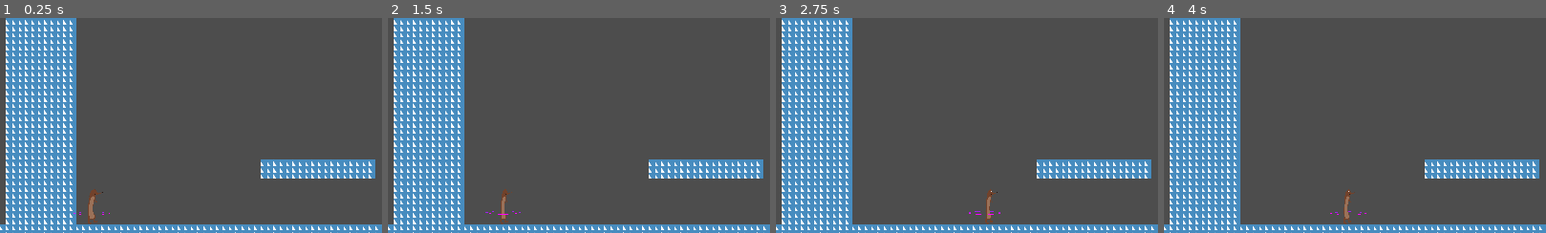
Above: before the commit, frames 1-4 (left to right).
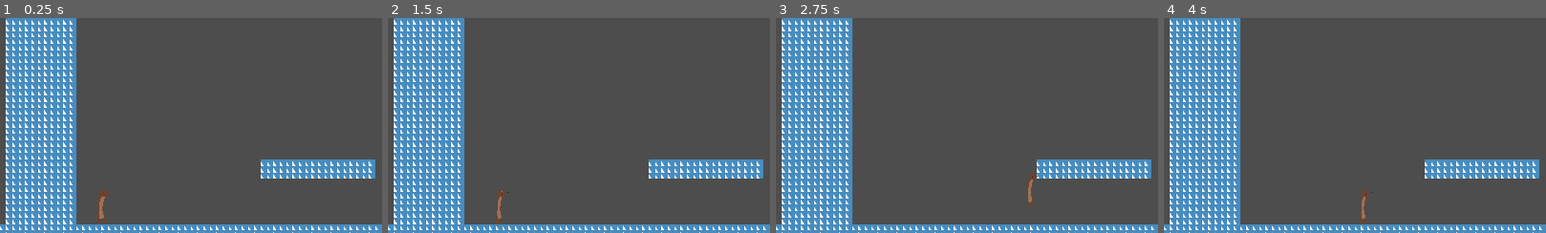
Above: after the commit, the same moments.

Repository: dgnt/gmtk2025
Game: Godot game, scene res://scenes/Level0.tscn
Same seed, same stepped clock (60 frames per second), same inputs: the game is played once before the commit and once after it. This scene is started directly instead of the project's main scene. The engine's default icon, where the game draws it, is replaced by a stand-in: a white triangle on a blue panel in a dark square.
Inputs:
- Up to frame 1 (0.25 s): no input
- Up to frame 2 (1.5 s): click "⛶" at 0.5 s; tap Enter (ui_accept) at 1.25 s; hold Right (move_right) from 1.28 s (still down); tap Z (B0) at 1.35 s
- Up to frame 3 (2.75 s): keep holding Right (move_right); tap Enter (ui_accept) at 1.52, 1.82, 2, 2.27, 2.57 s; tap Space (B1) at 1.55, 2.1 s; tap C (B2) at 2.3 s
- Up to frame 4 (4 s): release Right (move_right) at 2.78 s; hold Left (move_left) 2.78-3.53 s; tap C (B2) at 2.85 s; tap X (B3) at 3.05, 3.6 s; hold Right (move_right) from 3.53 s (still down); tap Enter (ui_accept) at 3.77, 3.8 s
The pictures show only the part of the screen within x 0-50%, y 50-100%; the shares and areas given below are measured in that part.

The runs differ from the first frame. In frame 1, 0.5% of the frame differs, in the area x 19-30%, y 79-96%; in frame 2, 0.3%; in frame 3, 0.4%; in frame 4, 0.4%.
Error after the commit: Parse Error: Preload file "res://test/scenes/objects/HulaHoop.tscn" does not exist. (res://scripts/systems/hula_hoop_factory.gd:7)

Commit message:
adding photos

Diff:
--- a/test/scripts/characters/generated_dachshund.gd
+++ b/test/scripts/characters/generated_dachshund.gd
@@ -1,5 +1,13 @@
 extends CharacterBody2D
 signal level_failed
+
+# B0 Ground: Hypercharge
+# B0 Air: Ground-poundish
+# B1 Ground: Jump
+# B1 Air: Helicopter
+# B2: Drop/Use Hooportal
+# B3 Ground: Snap Attack
+# B3 Air: Rubber Snap
 
 @export var speed = 300.0
 @export var jump_velocity = -600.0
@@ -10,14 +18,34 @@
 
 const REV_TIME = 800
 const HOOP_SPEED = 300
-const STABILITY = 1250
+const STABILITY = 250
 var rev = 200
 var lookup = false
+var forward = true
 var hypercharge = 0
+var hyperdirection = Vector2(0, -1)
+var air_momentum = Vector2.ZERO
+const MAX_FALL = 500
 const CHARGE_TIME = 2000.0 # ms
 const FULL_CHARGE = 2.0
+const HELI_MAX = 1.5 # s
+var heli_charges = 0
+var heli_time = 0
+const HELI_SPEED = 150
+var air_snaps = 0
+@onready var snap_target = position
+var snap_direction = Vector2(0, -1)
+const SNAP_TIME = .4
+const SNAP_DISTANCE = 100
+var snapping_time = 0
 var locked_skills = []
-const SKILLS = ["jump", "move_left", "move_right", "move_up", "move_down"]
+const SKILLS = ["jump", "move_left", "move_right", "move_up", "move_down", "B0", "B1", "B2", "B3"]
+var jump_processed = true
+var charge_processed = true
+var heli_processed = true
+var helicoptering = false
+const HELI_TRANSPOSE = Vector2(0, -360)
+const HELI_REV_TIME = 0.15 # s
 const HEIGHT = 256 #px
 const WIDTH = 64 #px
 const WAIST = 40
@@ -40,74 +68,230 @@
 	for action in SKILLS:
 		if action not in locked_skills and Input.is_action_pressed(action):
 			pressed.append(action)
-
-
-	# Add the gravity.
-	if not is_on_floor():
-		velocity += get_gravity() * delta
-	else:
-		if "move_down" in pressed:
-			hypercharge += delta * 1000
-			if hypercharge > CHARGE_TIME:
-				hypercharge = CHARGE_TIME
-		else:
-			hypercharge = 0
-		var speed_mult = hula_hoop.get_speed_multiplier() if hula_hoop else 1.0
-		rev += delta * 1000 / REV_TIME * (1+hypercharge/CHARGE_TIME*FULL_CHARGE) * speed_mult
-		rev -= int(rev)
-		lookup = "move_up" in pressed
-
-		# Update hula hoop tilt when looking up
-		if hula_hoop:
-			hula_hoop.set_tilt_angle(0 if not lookup else bod.transform.x.x * -45)
-
-	# Sync new hula hoop with the rev variable
-	if hula_hoop:
-		# Convert rev (0-1) to phase (0-TAU)
-		hula_hoop.current_phase = rev * TAU
-		# Adjust speed based on hypercharge and hoop's speed multiplier
-		var hypercharge_multiplier = 1 + hypercharge / CHARGE_TIME * FULL_CHARGE
-		var effective_speed = (1.0 / (REV_TIME / 1000.0)) * hypercharge_multiplier * hula_hoop.get_speed_multiplier()
-		# This is for display/effect purposes only since we control the phase directly
-
-
-	# Handle jump.
-	if "jump" in pressed and is_on_floor():
-		velocity.y = jump_velocity
-		if lookup:
-			velocity.y += cos(rev * 2 * PI) * HOOP_SPEED * bod.transform.x.x
-
-	# Get the input direction and handle the movement/deceleration.
-	# As good practice, you should replace UI actions with custom gameplay actions.
 	var direction := Input.get_axis("move_left", "move_right")
-	var hoop_h = 0
-	if not lookup:
-		hoop_h = -cos(rev*2*PI) * HOOP_SPEED * (1 + hypercharge / CHARGE_TIME * FULL_CHARGE)
-		if is_on_floor():
-			if abs(hoop_h) < STABILITY or hypercharge > 0:
-				hoop_h = 0
-			elif hoop_h > 0:
-				hoop_h -= STABILITY
-			else:
-				hoop_h += STABILITY
-	if direction and "move_left" not in locked_skills and "move_right" not in locked_skills:
-		velocity.x = direction * speed + hoop_h
-	else:
-		velocity.x = move_toward(velocity.x, hoop_h, speed)
-
-	if direction:
-		if velocity.x < 0:
-			bod.transform.x = Vector2(-1, 0)
-		elif velocity.x > 0:
-			bod.transform.x = Vector2(1, 0)
-	move_and_slide()
+	control(delta)
 
 	for i in range(get_slide_collision_count()):
 		var collider = get_slide_collision(i).get_collider()
 		if collider.name == "Spikes":
-			level_failed.emit()
-			set_deferred("monitoring", false) # Disable monitoring after first trigger
-			set_deferred("process_mode", Node.PROCESS_MODE_DISABLED) # Disable script processing
+			die()
+	return
+
+func control(delta):
+	var pressed = []
+	var direction: Vector2 = Input.get_vector("move_left", "move_right", "move_up", "move_down")
+	for action in SKILLS:
+		if action not in locked_skills and Input.is_action_pressed(action):
+			pressed.append(action)
+	if "B1" not in pressed:
+		jump_processed = true
+	if "B0" not in pressed:
+		charge_processed = true
+	if is_on_floor():
+		ground_control(delta, pressed, direction)
+	else:
+		air_control(delta, pressed, direction)
+	move_and_slide()
+
+func ground_control(delta, pressed, direction):
+	air_momentum = Vector2.ZERO
+	refresh_airskills()
+	direct_player(direction, pressed)
+	hoop_directing(direction)
+	if hypercharging(delta, direction, "B0" in pressed):
+		update_hoop()
+		return
+	walk(direction)
+	if "B1" in pressed:
+		jump(direction)
+		return
+	hoop_revving(delta)
+	update_hoop()
+
+func air_control(delta, pressed, direction):
+	if "B3" in pressed: rubber_snap(direction)
+	if snap_to(delta): return
+	if "B1" in pressed and jump_processed: helicopter(direction)
+	if helicopter_fall(delta, pressed, direction): return
+	if hyper_airtime(delta): return
+	air_momentum += get_gravity() * delta
+	velocity = air_momentum
+	if direction.x != 0:
+		velocity.x += (1 if direction.x > 0 else -1) * speed
+
+func update_hoop():
+	if hula_hoop:
+		hula_hoop.current_phase = rev * TAU
+
+func hoop_directing(direction):
+	if hula_hoop:
+		var angle = 0.0
+		if direction:
+			angle = direction.angle()
+		else:
+			angle = (Vector2(1 if forward else -1,0)).angle()
+		if angle > PI/2:
+			angle -= PI
+		elif angle < -PI/2:
+			angle += PI
+		hula_hoop.set_tilt_angle(angle)
+
+func walk(direction):
+	if direction.x:
+		velocity.x = direction.x * speed
+	else:
+		velocity.x = move_toward(velocity.x, 0, speed)
+
+func direct_player(direction, pressed):
+	if direction.x > 0:
+		turn()
+	elif direction.x < 0:
+		turn(false)
+
+func hoop_revving(delta):
+	var speed_mult = hula_hoop.get_speed_multiplier() if hula_hoop else 1.0
+	rev += delta * 1000.0 / REV_TIME * speed_mult
+	rev -= int(rev)
+
+func jump(direction):
+	velocity.y = jump_velocity
+	if Input.is_action_pressed("move_up"):
+		velocity.y += cos(rev * 2 * PI) * HOOP_SPEED * $Body.transform.x.x
+	air_momentum = velocity
+	jump_processed = false
+
+func turn(forward=true):
+	self.forward = forward
+	$Body.transform.x.x = 1 if forward else -1
+
+func hypercharging(delta, direction, charging) -> bool:
+	velocity.x = 0
+	if charging:
+		charge_processed = false
+		hypercharge += delta * 1000.0
+		var old_rev = rev
+		var speed_mult = hula_hoop.get_speed_multiplier() if hula_hoop else 1.0
+		rev += delta * 1000.0 / REV_TIME * (1+hypercharge/CHARGE_TIME*FULL_CHARGE) * speed_mult
+		rev -= int(rev)
+		if hypercharge >= CHARGE_TIME:
+			if ($Body.transform.x.x > 0 and old_rev < 0.5 and rev > 0.5):
+				rev = 0.5
+				hyperdirection = direction
+				velocity = hyperdirection * (1+FULL_CHARGE) * HOOP_SPEED
+			elif ($Body.transform.x.x < 0 and rev < old_rev):
+				rev = 0
+				hyperdirection = direction
+				velocity = hyperdirection * (1+FULL_CHARGE) * HOOP_SPEED
+		return true
+	else:
+		hypercharge -= delta * 1000.0
+		if hypercharge <= 0:
+			hypercharge = 0
+			return false
+		var speed_mult = hula_hoop.get_speed_multiplier() if hula_hoop else 1.0
+		rev += delta * 1000.0 / REV_TIME * (1+hypercharge/CHARGE_TIME*FULL_CHARGE) * speed_mult
+		rev -= int(rev)
+		return true
+	return true
+
+func refresh_airskills():
+	air_snaps = 1
+	heli_charges = 1
+
+func rubber_snap(direction):
+	if air_snaps <= 0: return
+	air_snaps -= 1
+	snapping_time = SNAP_TIME
+	snap_target = position + direction * SNAP_DISTANCE
+	snap_direction = direction
+	hoop_directing(direction)
+	if direction.x >= 0:
+		rev = 0.5
+	else:
+		rev = 0
+	air_momentum = Vector2.ZERO
+	velocity = air_momentum
+	clear_fall_type("airsnap")
+	update_hoop()
+
+func snap_to(delta) -> bool:
+	if snap_target == null or snapping_time <= 0:
+		return false
+	snapping_time -= delta
+	if snapping_time > 0.5 * SNAP_TIME:
+		return true
+	if snapping_time < 0:
+		snapping_time = 0
+		air_momentum = snap_direction * SNAP_DISTANCE / SNAP_TIME * 2
+		position = snap_target
+		return false
+	var rdelta = min(delta, SNAP_TIME*0.5 - snapping_time)
+	position += snap_direction * SNAP_DISTANCE / (SNAP_TIME / 2) * rdelta
+	velocity = Vector2.ZERO
+	return true
+
+func hyper_airtime(delta) -> bool:
+	if hypercharge > 0:
+		air_momentum += get_gravity() * delta * (1 - hypercharge/CHARGE_TIME)
+		velocity = air_momentum + hyperdirection * (1+hypercharge/CHARGE_TIME*FULL_CHARGE) * HOOP_SPEED
+		hypercharge -= delta * 1000
+		if hypercharge <= 0:
+			hypercharge = 0
+			return false
+		return true
+	return false
+
+func start_heli():
+	if helicoptering: return
+	helicoptering = true
+	if hula_hoop:
+		hula_hoop.set_tilt_angle(0)
+		hula_hoop.position = HELI_TRANSPOSE
+
+func heli_rev(delta):
+	if hula_hoop:
+		hula_hoop.current_phase += delta * TAU / HELI_REV_TIME
+
+func end_heli():
+	if not helicoptering: return
+	helicoptering = false
+	if hula_hoop:
+		hula_hoop.position = Vector2.ZERO
+
+func helicopter(direction):
+	if heli_charges <= 0: return
+	start_heli()
+	heli_charges -= 1
+	heli_time = HELI_MAX
+	air_momentum = Vector2.ZERO
+	clear_fall_type("helicopter")
+	heli_processed = false
+
+func helicopter_fall(delta, pressed, direction) -> bool:
+	if heli_time <= 0:
+		end_heli()
+		heli_processed = true
+		return false
+	if "B1" in pressed and heli_processed:
+		end_heli()
+		heli_time = 0
+		return false
+	if "B1" not in pressed:
+		heli_processed = true
+	heli_time -= delta
+	air_momentum = Vector2.ZERO
+	velocity = Vector2(direction.x * HELI_SPEED, 0)
+	heli_rev(delta)
+	return true
+
+func clear_fall_type(except):
+	if except != "helicopter" and heli_time < HELI_MAX:
+		heli_time = 0
+	if except != "airsnap" and snapping_time < SNAP_TIME:
+		snapping_time = 0
+		snap_target = null
+	if except != "hypercharge":
+		hypercharge = 0
 
 
 
@@ -156,6 +340,11 @@
 func _process(delta: float) -> void:
 	pass
 
+func die() -> void:
+	level_failed.emit()
+	set_deferred("monitoring", false) # Disable monitoring after first trigger
+	set_deferred("process_mode", Node.PROCESS_MODE_DISABLED) # Disable script processing
+
 func _on_body_entered(body: Node2D):
 	print("Collision!")
 	if body.get_collision_layer_bit(2):
--- a/test/scripts/systems/hula_hoop_factory.gd
+++ b/test/scripts/systems/hula_hoop_factory.gd
@@ -4,7 +4,7 @@
 # Factory method to create hula hoops
 static func create_hoop(skeleton: Skeleton2D, params: Dictionary = {}) -> HulaHoop:
 	# Load the HulaHoop scene
-	var hoop_scene = preload("res://scenes/objects/HulaHoop.tscn")
+	var hoop_scene = preload("res://test/scenes/objects/HulaHoop.tscn")
 	var hoop_instance = hoop_scene.instantiate() as HulaHoop
 
 	# Apply parameters
Binary file added: test/assets/hoopdog.png
Not shown, added: test/assets/hoopdog.xcf
